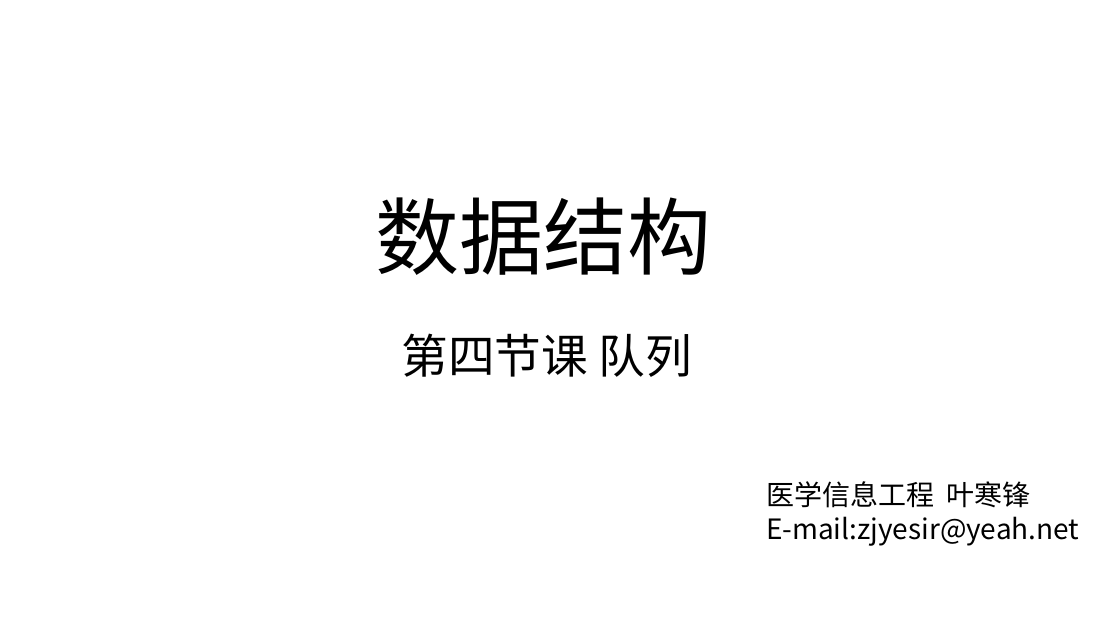
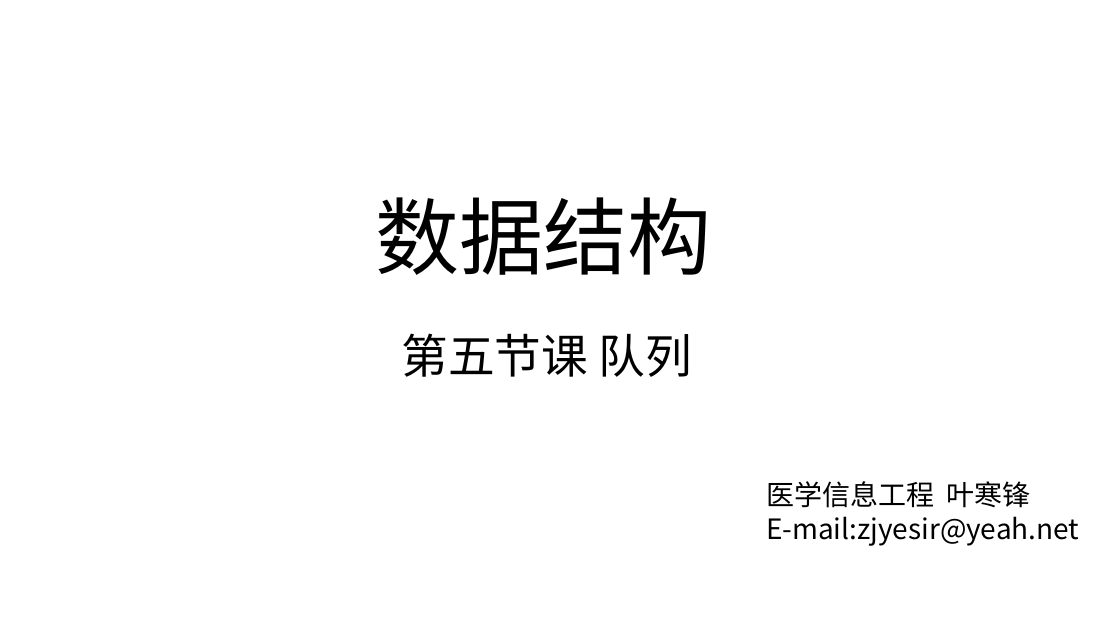
Before and after one commit to zjyesir/hmc_data_structure, a slide deck: slide 1 of ppt/3.2 队列.pptx. Drawn at 1120x630 pixels with LibreOffice and Linux fonts; fonts in the diff are those of the drawing; background and template pictures are left out. Boxes give left, top, right and bottom in pixels: in the first picture for what was removed or moved away, otherwise in the second. Text is boxed around its words. In the diff, an @@ line names an element or a change of style, - is before the commit and + after.

Commit message:
队列

```diff
--- a/ppt/3.2 队列.pptx
+++ b/ppt/3.2 队列.pptx
@@ text at [402,333,692,377]: text changed @@
-第四节课 队列
+第五节课 队列
```
Also in this commit, not shown: 3 other slides changed, 8 slides added, 2 slides removed, 13 other files.
